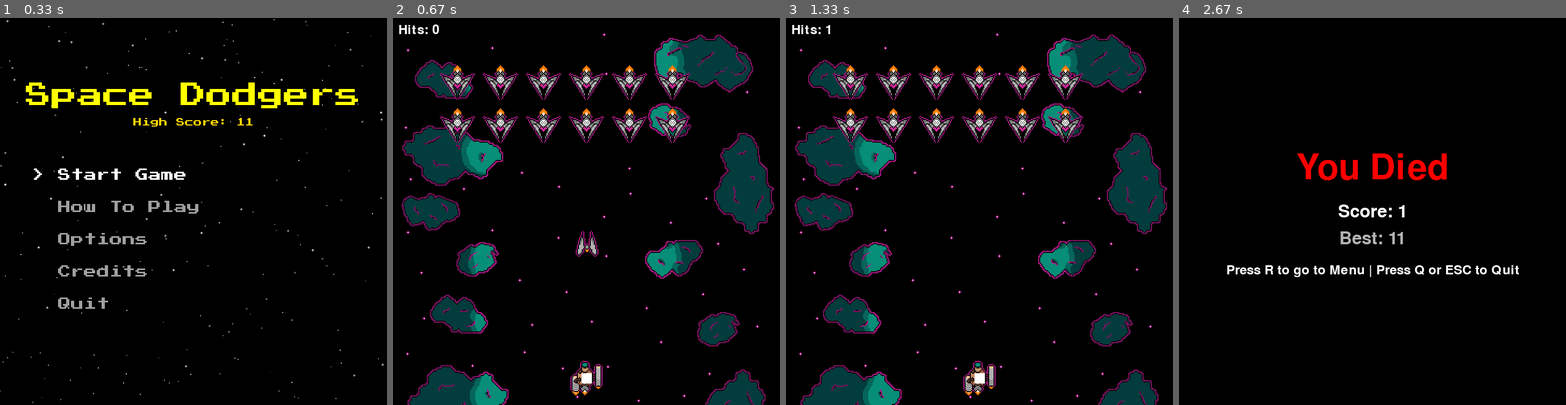
Above: before the commit, frames 1-4 (left to right).
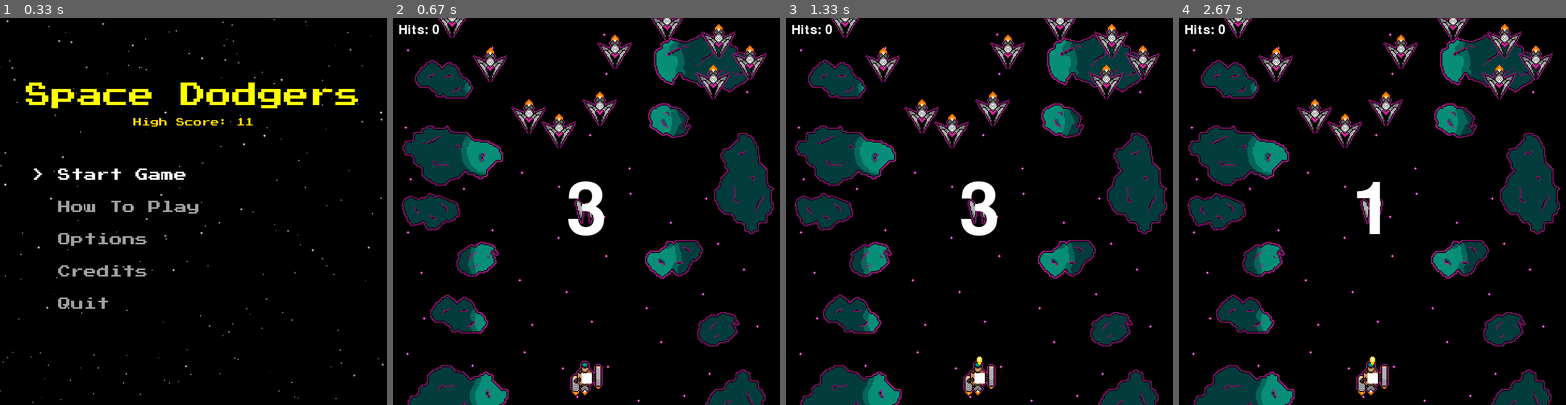
Above: after the commit, the same moments.

Repository: software-engineering-game/pygame-game
Game: pygame game, started from main.py
The game is run twice, just before and just after one commit, with the same random seed, the same clock (stepped at 60 frames per second) and the same inputs.
Inputs:
- Up to frame 1 (0.33 s): no input
- Up to frame 2 (0.67 s): tap Enter at 0.33 s
- Up to frame 3 (1.33 s): tap Space at 0.67 s
- Up to frame 4 (2.67 s): no input

Frame 1 is identical in both runs. In frame 2, 5.9% of the frame differs, in the area x 11-97%, y 0-62%; in frame 3, 5.8%; in frame 4, 21%, in the area x 1-99%, y 0-100%.

Commit message:
basic enemy movement pattern

Diff:
--- a/states/game_state.py
+++ b/states/game_state.py
@@ -1,6 +1,7 @@
 import pygame
 import random
 import os
+import math
 from states.base_state import State
 from states import settings
 from states import utils
@@ -109,13 +110,16 @@
         self.current_frame = 0
         self.image = self.frames[self.current_frame]
 
+        self.direction = random.choice([-1, 1])
+        self.drift_speed = random.uniform(1.0, 2.5)
+
         # self.image = pygame.image.load(os.path.join(asset_folder, sprite_name)).convert()
         # self.image.set_colorkey(utils.SHEET_BG)
         self.rect = self.image.get_rect(center=start_pos)
         self.speed = speed
 
         # Shooting cooldown tracking
-        self.shoot_cooldown = random.uniform(1.0, 3.0)
+        self.shoot_cooldown = random.uniform(2.5, 5.0)
         self.can_shoot = False
 
     def shoot(self, bullet_group):
@@ -128,11 +132,23 @@
         )
         bullet_group.add(enemy_bullet)
         self.can_shoot = False
-        self.shoot_cooldown = random.uniform(1.0, 3.0)
+        self.shoot_cooldown = random.uniform(2.5, 5.0)
 
     def update(self, player_pos):
-        # this is where basic enemy movement should go
-        pass
+        # Horizontal movement
+        self.rect.x += self.direction * self.drift_speed
+
+        # Slight downward movement
+        self.rect.y += 0.3
+
+        # Bounce off screen edges
+        if self.rect.left <= 0 or self.rect.right >= settings.WIDTH:
+            self.direction *= -1
+
+        # If enemy goes off bottom → reset to top
+        if self.rect.top > settings.HEIGHT:
+            self.rect.x = random.randint(50, settings.WIDTH - 50)
+            self.rect.y = random.randint(-100, -40)
 
 # Bomber enemy that releases an exploding payload
 class Bomber_Enemy(pygame.sprite.Sprite):
@@ -207,13 +223,28 @@
         self.enemy_ships = pygame.sprite.Group()
         self.enemy_bullets = pygame.sprite.Group()
 
+        # Countdown for player readiness
+        self.countdown = 3.0   # seconds
+        self.countdown_active = True
+
         # Spawning Enemies
-        utils.build_level(
-            asset_folder=asset_folder,
-            level_name="first_level",
-            enemy_ships=self.enemy_ships,
-            temp_type=Basic_Enemy
-        )
+        for _ in range(10):
+            x = random.randint(50, app.width - 50)
+            y = random.randint(0, app.height // 3)
+
+            enemy = Basic_Enemy(
+                frames=utils.load_spritesheet(
+                    asset_folder=asset_folder,
+                    sheet_name="enemy_basic.png",
+                    key_color=utils.SHEET_BG,
+                    frame_width=utils.FRAME_SIZE,
+                    frame_height=utils.FRAME_SIZE
+                ),
+                speed=2,
+                start_pos=(x, y)
+            )
+
+            self.enemy_ships.add(enemy)
 
         self.ram_ship = Swarm_Enemy(
             asset_folder=asset_folder,
@@ -257,6 +288,15 @@
                 self.player.shoot(self.ally_bullets)
 
     def update(self, app, dt):
+
+        if self.countdown_active:
+            self.countdown -= dt
+
+            if self.countdown <= 0:
+                self.countdown_active = False
+
+            return
+
         keys = pygame.key.get_pressed()
         self.player.update(keys)
 
@@ -328,6 +368,21 @@
         self.ally_bullets.draw(screen)
         self.enemy_bullets.draw(screen)
 
+
+        if self.countdown_active:
+            font = pygame.font.Font(None, 200)
+
+            count = int(self.countdown) + 1  # makes it show 3,2,1
+
+            if count > 0:
+                text = font.render(str(count), True, (255, 255, 255))
+            else:
+                text = font.render("GO", True, (255, 255, 255))
+
+            rect = text.get_rect(center=(app.width // 2, app.height // 2))
+            screen.blit(text, rect)
+
+
         # delete after testing
         pygame.draw.rect(screen, (255,255,255), self.player.hitbox)
 
--- a/states/main_menu_state.py
+++ b/states/main_menu_state.py
@@ -37,6 +37,7 @@
         self.title_font = pygame.font.Font("assets/fonts/PressStart2P-vaV7.ttf", 48)
         self.menu_font = pygame.font.Font("assets/fonts/PressStart2P-vaV7.ttf", 24)
         self.score_font = pygame.font.Font("assets/fonts/PressStart2P-vaV7.ttf", 16)
+
 
         self.high_score = utils.load_high_score()
 
